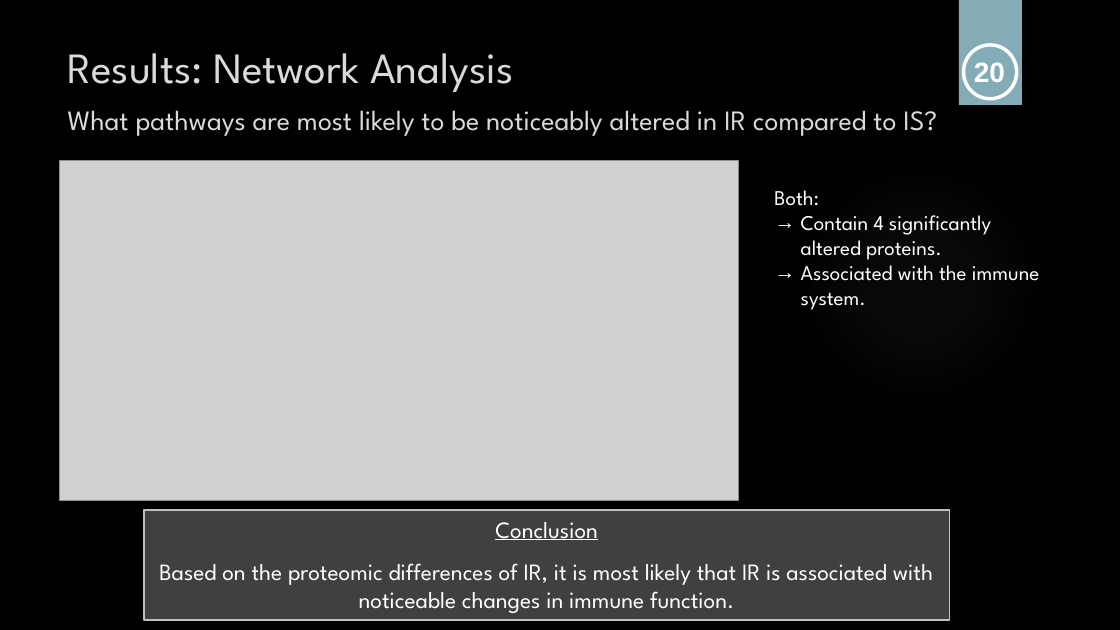
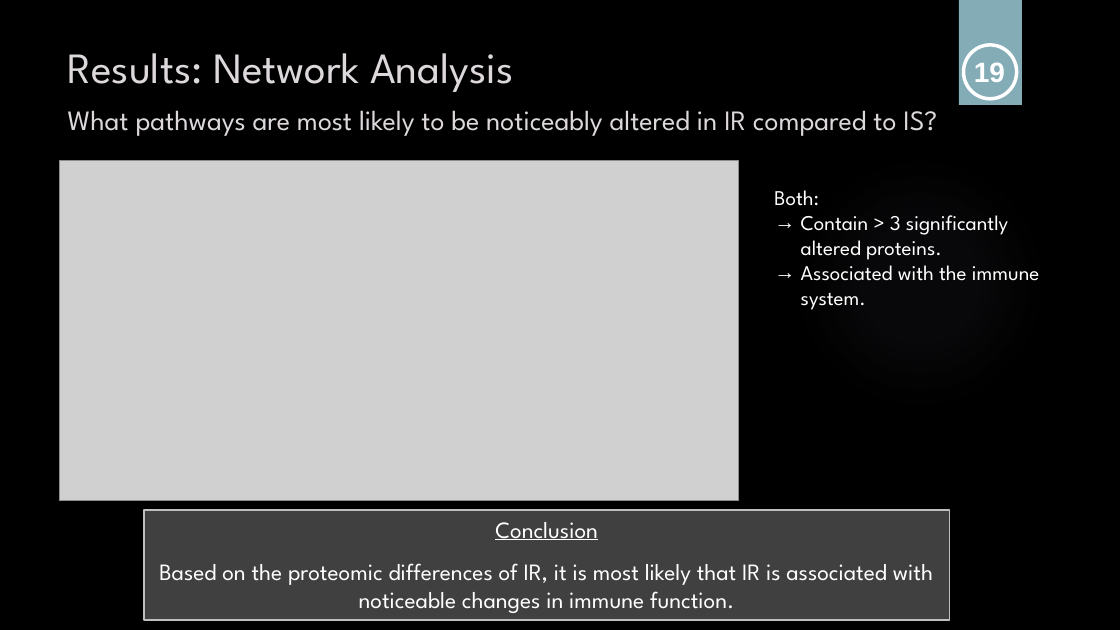
Before and after one commit to sabdeolive/Sabrina_BMS_Bachelor-Internship, a slide deck: slide 19 of Final Presentation.pptx. Drawn at 1120x630 pixels with LibreOffice and Linux fonts; fonts in the diff are those of the drawing; grey boxes stand for pictures; background and template pictures are left out. Boxes give left, top, right and bottom in pixels: in the first picture for what was removed or moved away, otherwise in the second. Text is boxed around its words. In the diff, an @@ line names an element or a change of style, - is before the commit and + after.

```diff
--- a/Final Presentation.pptx
+++ b/Final Presentation.pptx
@@ text at [974, 62, 1005, 82]: text changed @@
-20
+19
@@ text at [801, 215, 1008, 260]: text changed @@
-→ Contain 4 significantly altered proteins.
+→ Contain > 3 significantly altered proteins.
```
Also in this commit, not shown: 13 other slides changed.
